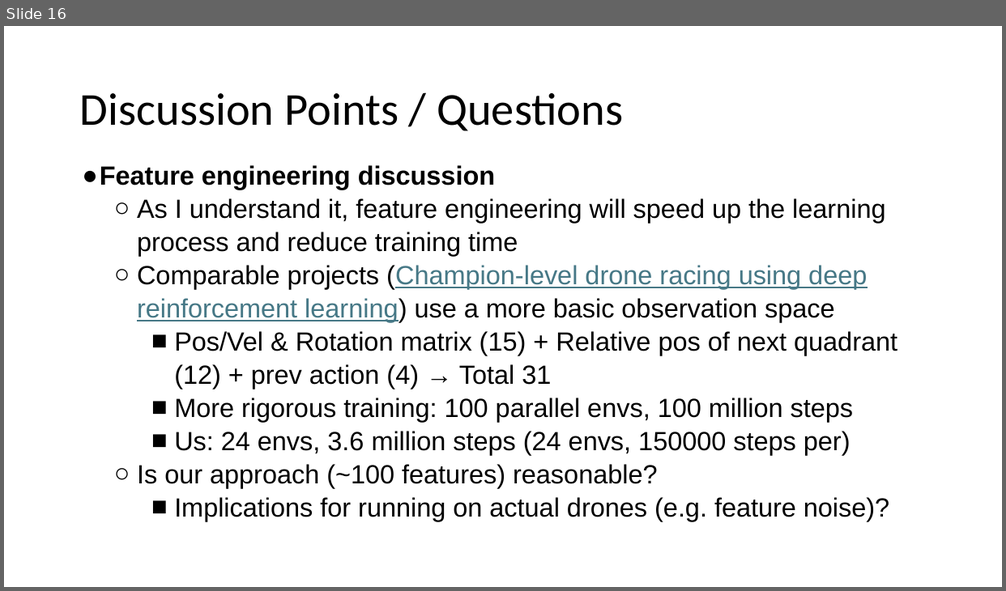
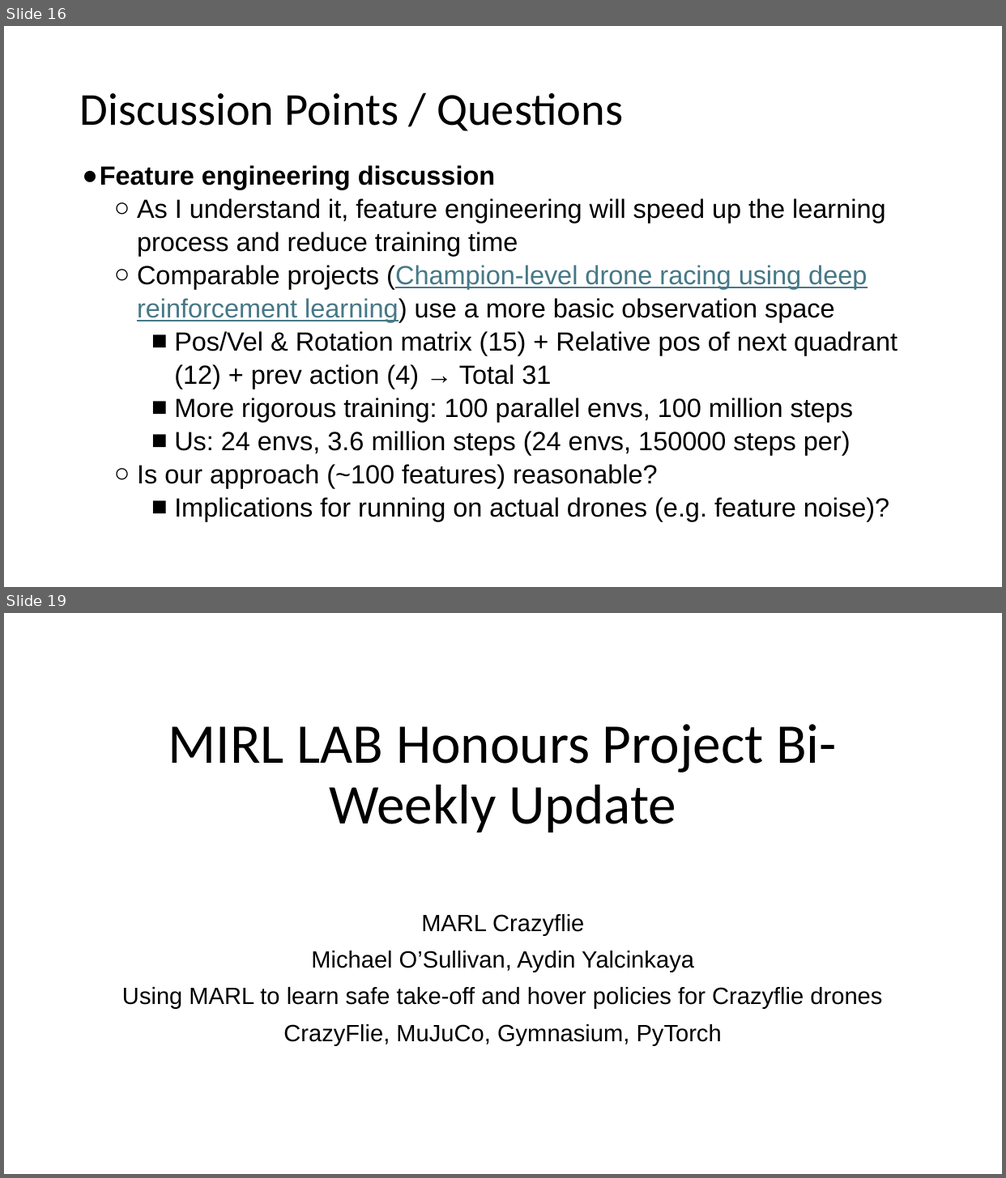
Before and after one commit to shazia-dewan/multi-agentCrazyflieLift, a slide deck: docs/MIRL LAB Honours Project Bi-Weekly Update.pptx. Shown one above the other, each under a label of ours: slide 16 before the commit, slides 16 and 19 after it; the slides between them are not shown. The pictures are 1006x591 and 1006x1178 pixels, drawn with LibreOffice and Linux fonts; fonts in the diff are those of the drawing. Boxes give left, top, right and bottom in pixels: in the first picture for what was removed or moved away, otherwise in the second. Text is boxed around its words. In the diff, an @@ line names an element or a change of style, - is before the commit and + after.

```diff
--- a/docs/MIRL LAB Honours Project Bi-Weekly Update.pptx
+++ b/docs/MIRL LAB Honours Project Bi-Weekly Update.pptx
@@ slide 19 added at (x1=4, y1=613, x2=1002, y2=1174), background #FFFFFF @@
@@ title added at (x1=168, y1=724, x2=837, y2=833), 40.5 pt, text #000000 @@
+MIRL LAB Honours Project Bi-Weekly Update
@@ subtitle added at (x1=122, y1=914, x2=882, y2=1046), 17 pt, text #000000 @@
+MARL Crazyflie
+Michael O’Sullivan, Aydin Yalcinkaya
+Using MARL to learn safe take-off and hover policies for Crazyflie drones
+CrazyFlie, MuJuCo, Gymnasium, PyTorch
```
Also in this commit, not shown: 3 slides changed, 7 other slides added, 12 other files.
